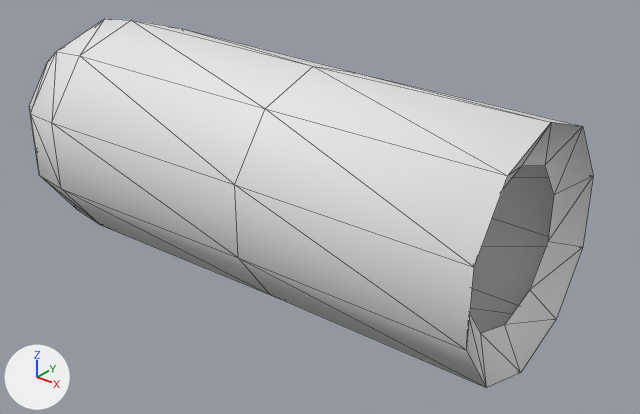
One commit to the glTF model assets/gear/tunic_sleeve_r.glb: the scene before it, then after it.
The view is the same before and after, from a camera (50 mm lens) standing at (0.447, -0.365, 0.212) and looking at (0.145, 0.012, -0.022). Arrows for +X, +Y and +Z are at lower left; the lights stay in place. The first picture is the older version. Mesh edges are drawn as thin lines.

The scene before the commit, as lines of its bpy script (objects in view):
```python
me_tunic_sleeve_r = bpy.data.meshes.new('tunic_sleeve_r')
me_tunic_sleeve_r.from_pydata(...)  # 61 vertices, 110 faces; spans x -0.074..0.29, y -0.068..0.068, z -0.072..0.072
ob_tunic_sleeve_r = bpy.data.objects.new('tunic_sleeve_r', me_tunic_sleeve_r)
ob_tunic_sleeve_r.location = (0.0, 0.0, 0.0)
```
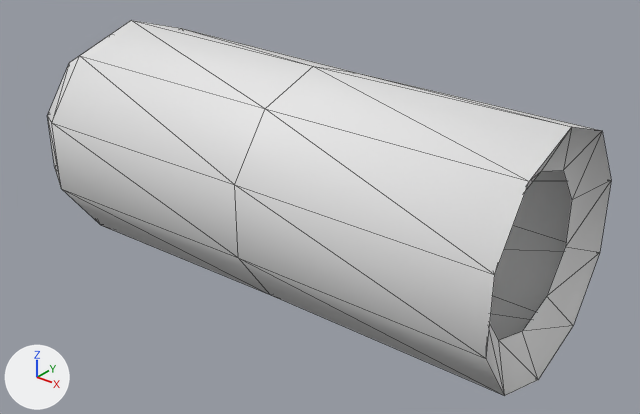
Location of each change, (x1, y1, x2, y2) in pixels of the pictures (640 x 414 px; the box of a moved part takes in the faces that stretch with it):
'tunic_sleeve_r', reshaped
    before: (29, 19, 593, 388)
    after: (47, 20, 611, 396)
part 1 of me_tunic_sleeve_r, moved or reshaped (mostly hidden afterwards)
    before: (29, 19, 131, 224)
    after: (47, 29, 118, 187)
part 2 of me_tunic_sleeve_r, moved or reshaped
    before: (256, 74, 593, 388)
    after: (256, 74, 611, 396)

Edits to the bpy script that builds the scene:
```text
Change me_tunic_sleeve_r:
    used by ob_tunic_sleeve_r; location = (0.0, 0.0, 0.0)
    remove me_tunic_sleeve_r.from_pydata(...)  # 61 vertices, 110 faces; spans x -0.074..0.29, y -0.068..0.068, z -0.072..0.072
    add me_tunic_sleeve_r.from_pydata(...)  # 61 vertices, 110 faces; spans x -0.059..0.3, y -0.068..0.068, z -0.072..0.072
    me_tunic_sleeve_r part 1: 21 of 61 vertices moved; they spanned x -0.074..-0.027, y -0.065..0.065, z -0.069..0.069 and now span x -0.059..-0.022, y -0.056..0.056, z -0.059..0.059; mean shift (0.007, 0.0, 0.0); largest move (-0.053, 0.049, 0.016) -> (-0.044, 0.032, 0.01)
    me_tunic_sleeve_r part 2: all 20 vertices in x 0.278..0.29, y -0.063..0.063, z -0.07..0.07 are moved by (0.01, 0.0, 0.0)
```
